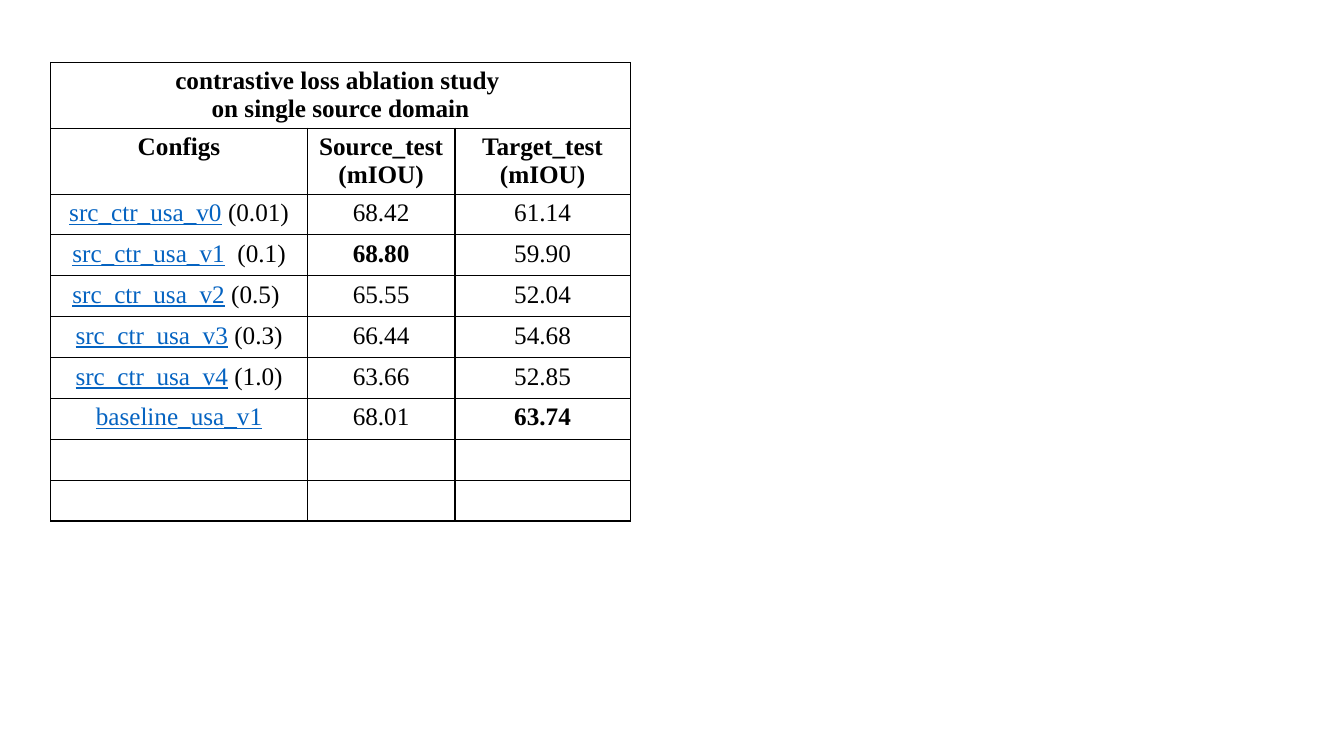
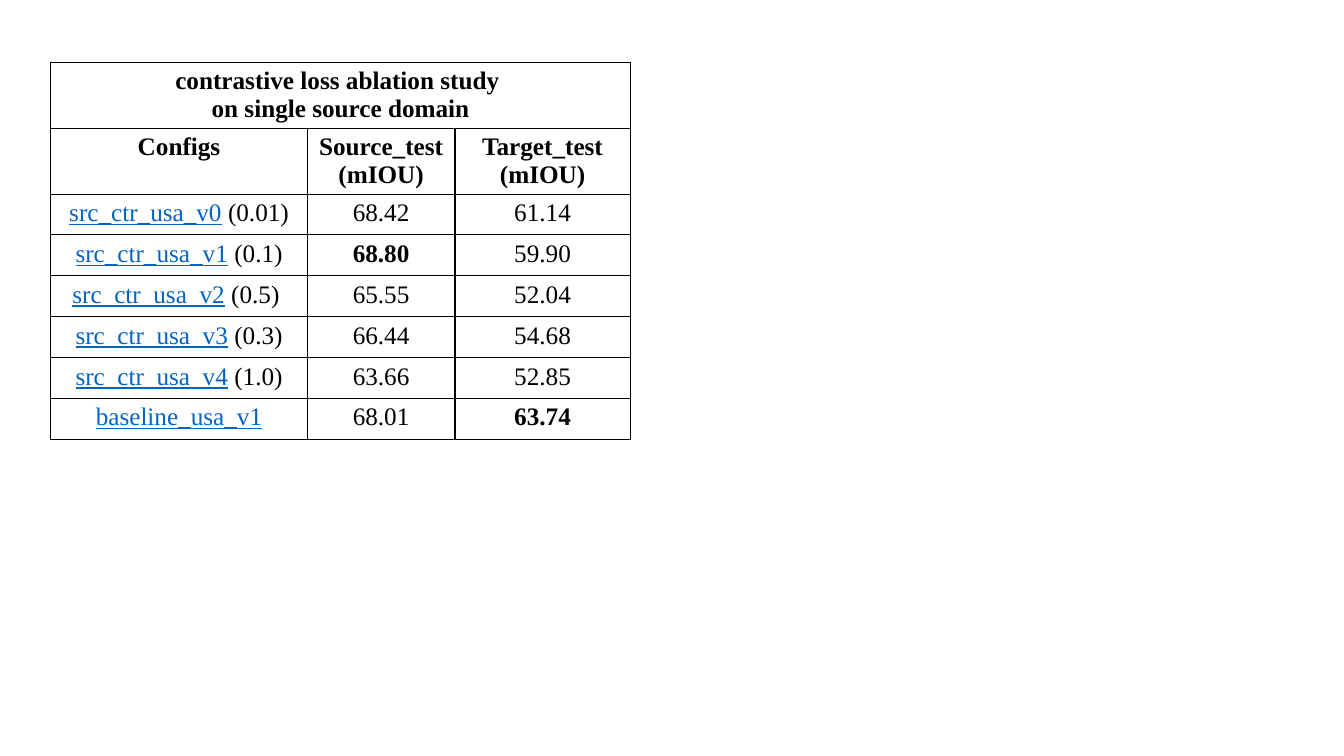
Before and after one commit to XYHC-MMDA/Multi-modal-Multi-task-DA, a slide deck: slide 8 of demo/latest.pptx. Drawn at 1344x756 pixels with LibreOffice and Linux fonts; fonts in the diff are those of the drawing. Boxes give left, top, right and bottom in pixels: in the first picture for what was removed or moved away, otherwise in the second. Text is boxed around its words. In the diff, an @@ line names an element or a change of style, - is before the commit and + after.

```diff
--- a/demo/latest.pptx
+++ b/demo/latest.pptx
@@ table at [50,63,630,449] @@
-row 9:  |  | 
-row 10:  |  | 
```
Also in this commit, not shown: 2 other slides changed, 3 other files.
